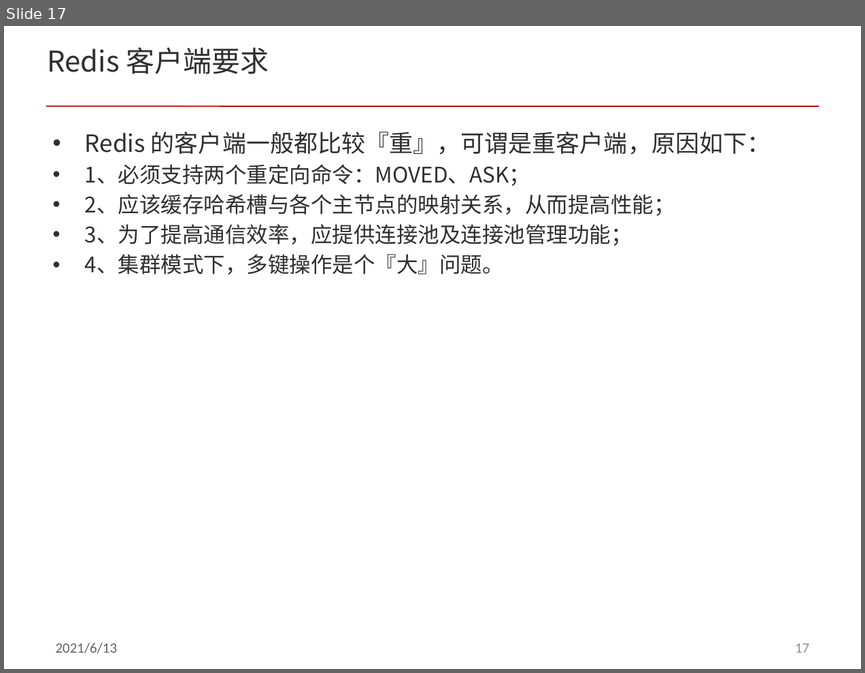
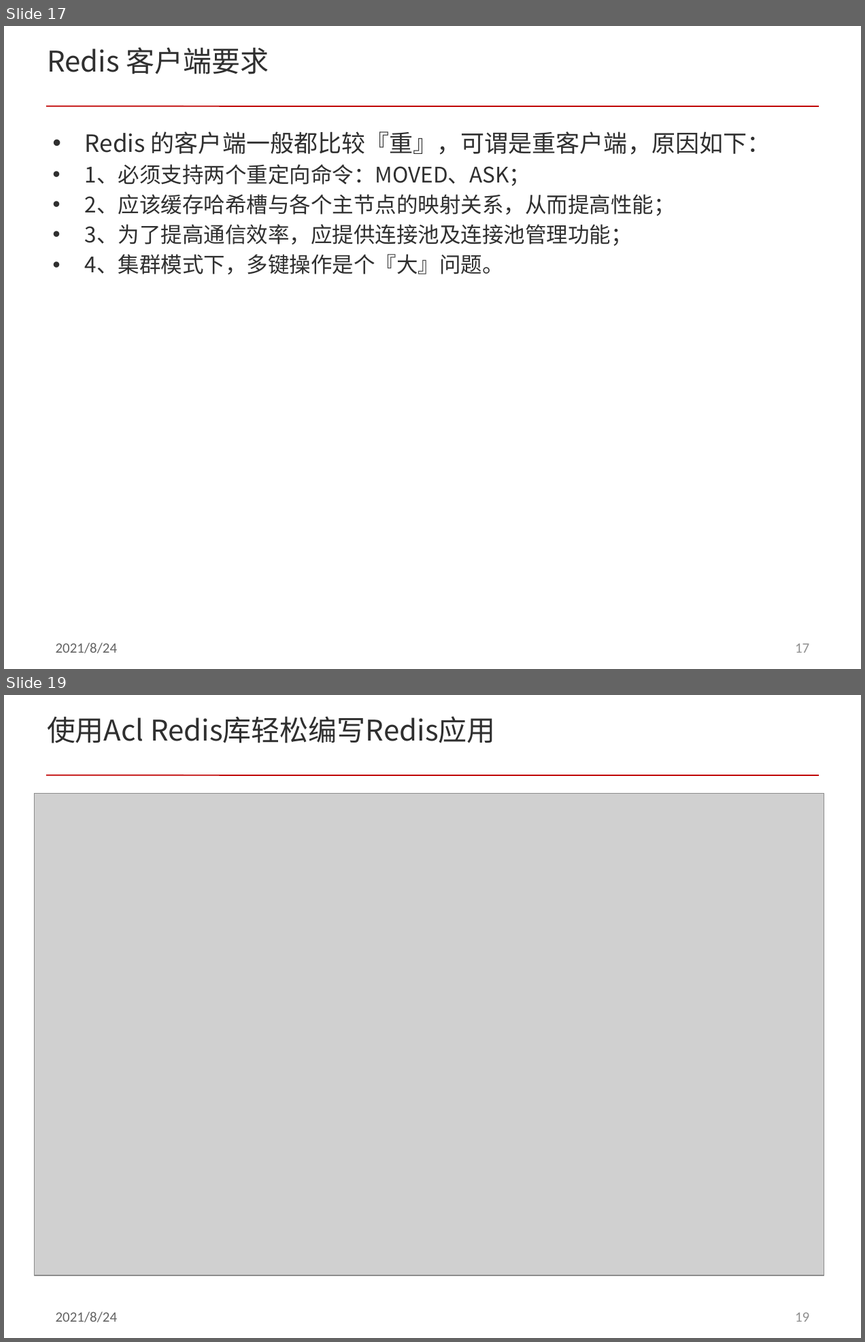
Before and after one commit to acl-dev/acl, a slide deck: doc/redis_cluster.pptx. Shown one above the other, each under a label of ours: slide 17 before the commit, slides 17 and 19 after it; the slides between them are not shown. The pictures are 865x673 and 865x1342 pixels, drawn with LibreOffice and Linux fonts; fonts in the diff are those of the drawing; grey boxes stand for pictures. Boxes give left, top, right and bottom in pixels: in the first picture for what was removed or moved away, otherwise in the second. Text is boxed around its words. In the diff, an @@ line names an element or a change of style, - is before the commit and + after.

```diff
--- a/doc/redis_cluster.pptx
+++ b/doc/redis_cluster.pptx
@@ slide 19 added at box(4, 695, 861, 1338), background #FFFFFF; not listed: 3 template elements that a slide beside it also shows @@
@@ title added at box(47, 716, 495, 743), 24 pt, text #303030 @@
+使用Acl Redis库轻松编写Redis应用
@@ picture added at box(34, 794, 823, 1275) @@
@@ slide 17 changed as well @@
@@ text at box(56, 642, 118, 653): text changed @@
-2021/6/13
+2021/8/24
```
Also in this commit, not shown: 26 other slides changed, 3 other slides added.
